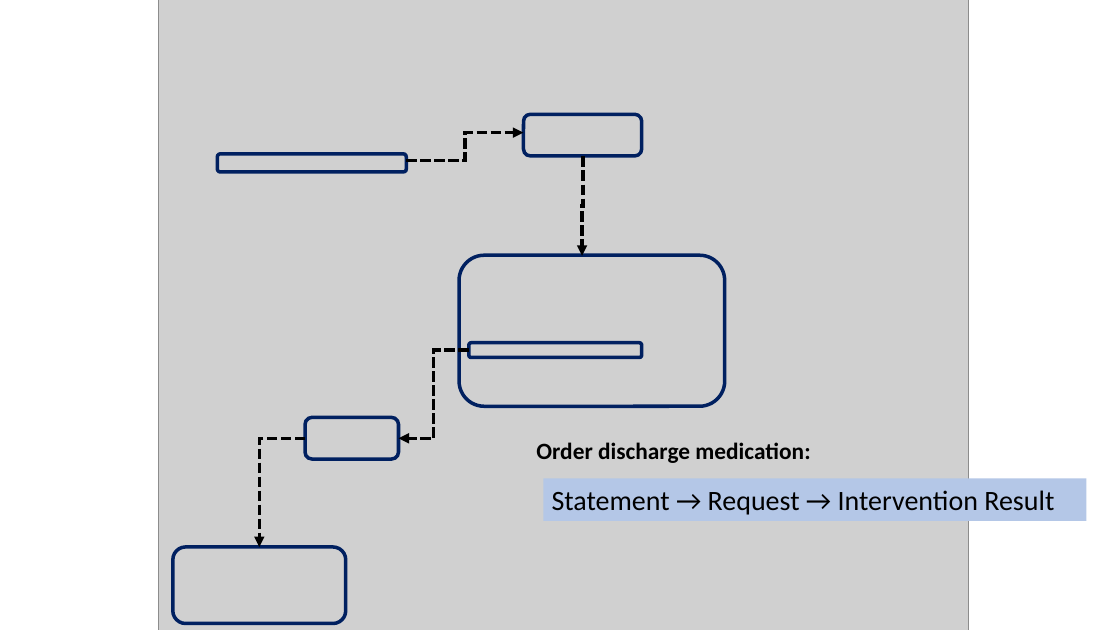
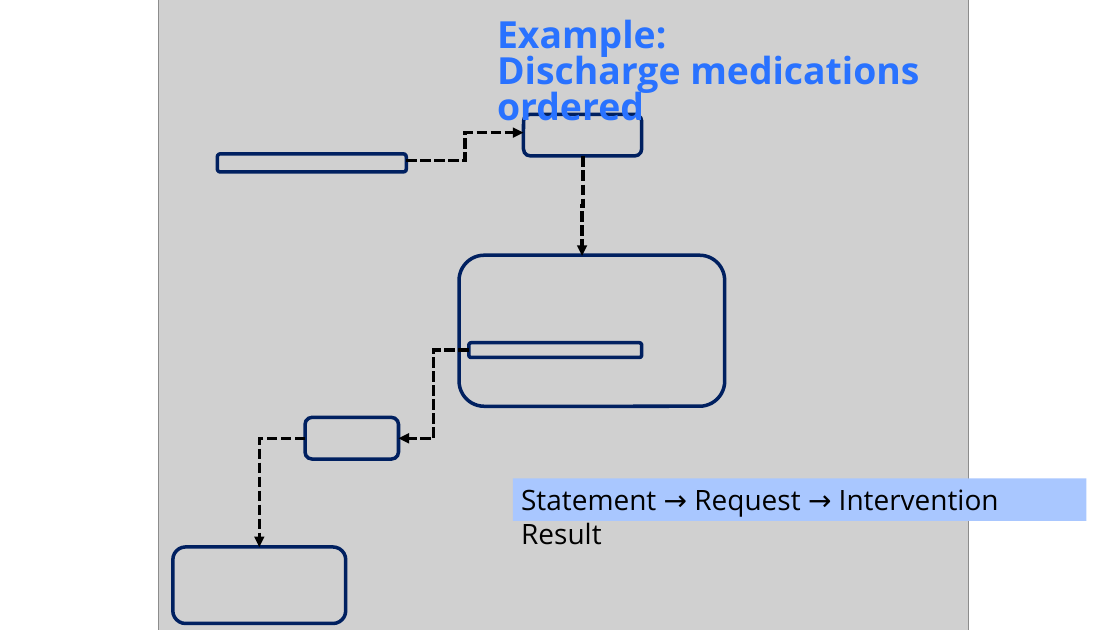
Before and after one commit to HL7/ANF, a slide deck: slide 11 of src/main/uml/doc/ANF Reference Model.pptx (slide 9 before the commit). Drawn at 1120x630 pixels with LibreOffice and Linux fonts; fonts in the diff are those of the drawing; grey boxes stand for pictures. Boxes give left, top, right and bottom in pixels: in the first picture for what was removed or moved away, otherwise in the second. Text is boxed around its words. In the diff, an @@ line names an element or a change of style, - is before the commit and + after.

Commit message:
Updated slide deck format ANF Reference Model.pptx Revised docbook header for introduction.xml and conclusion.xml Updated the audience for introduction.xml

```diff
--- a/src/main/uml/doc/ANF Reference Model.pptx
+++ b/src/main/uml/doc/ANF Reference Model.pptx
@@ text added at [497,19,919,131], 32 pt, text #2972FF, bold @@
+Example:
+Discharge medications ordered
@@ text removed at [536,442,810,463] @@
-Order discharge medication:
@@ rectangle "Statement → Request → Intervention ...": place and size @@
-rectangle "Statement → Request → Intervention ..." at [544,479,1087,521]
+rectangle "Statement → Request → Intervention ..." at [513,479,1087,521]
@@ rectangle "Statement → Request → Intervention ..." at [513,479,1087,521]: font Calibri to Open Sans; fill #B4C7E7 to #A9C7FF @@
```
Also in this commit, not shown: 10 other slides changed, 2 slides added, 2 other files.
